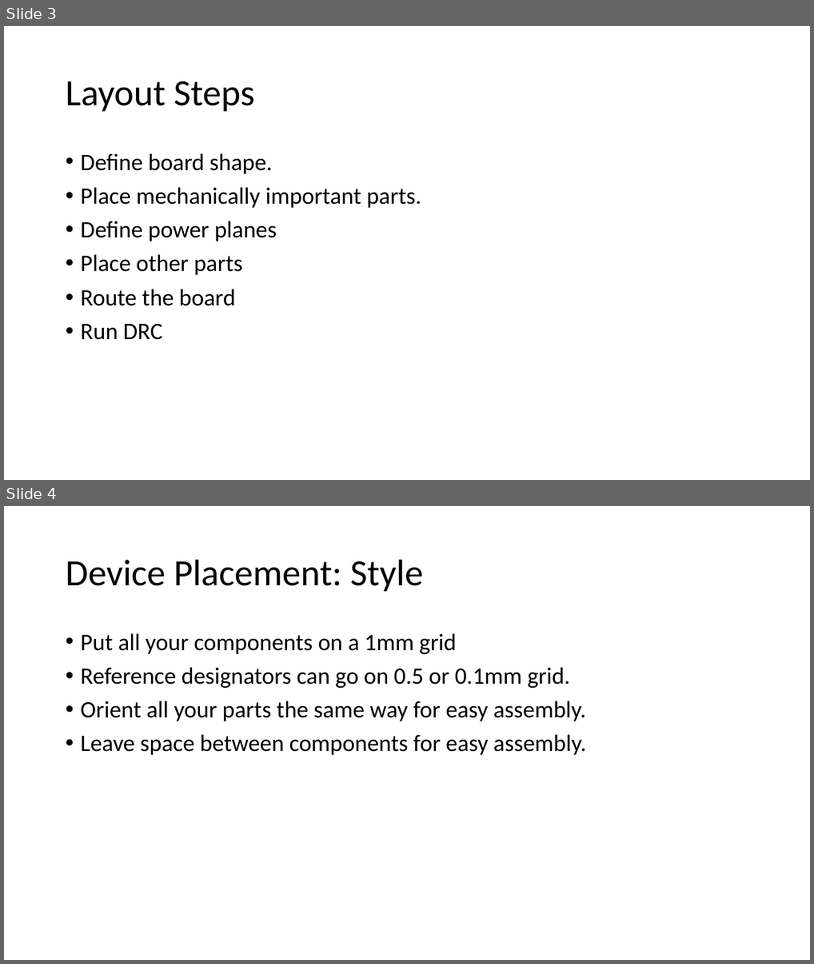
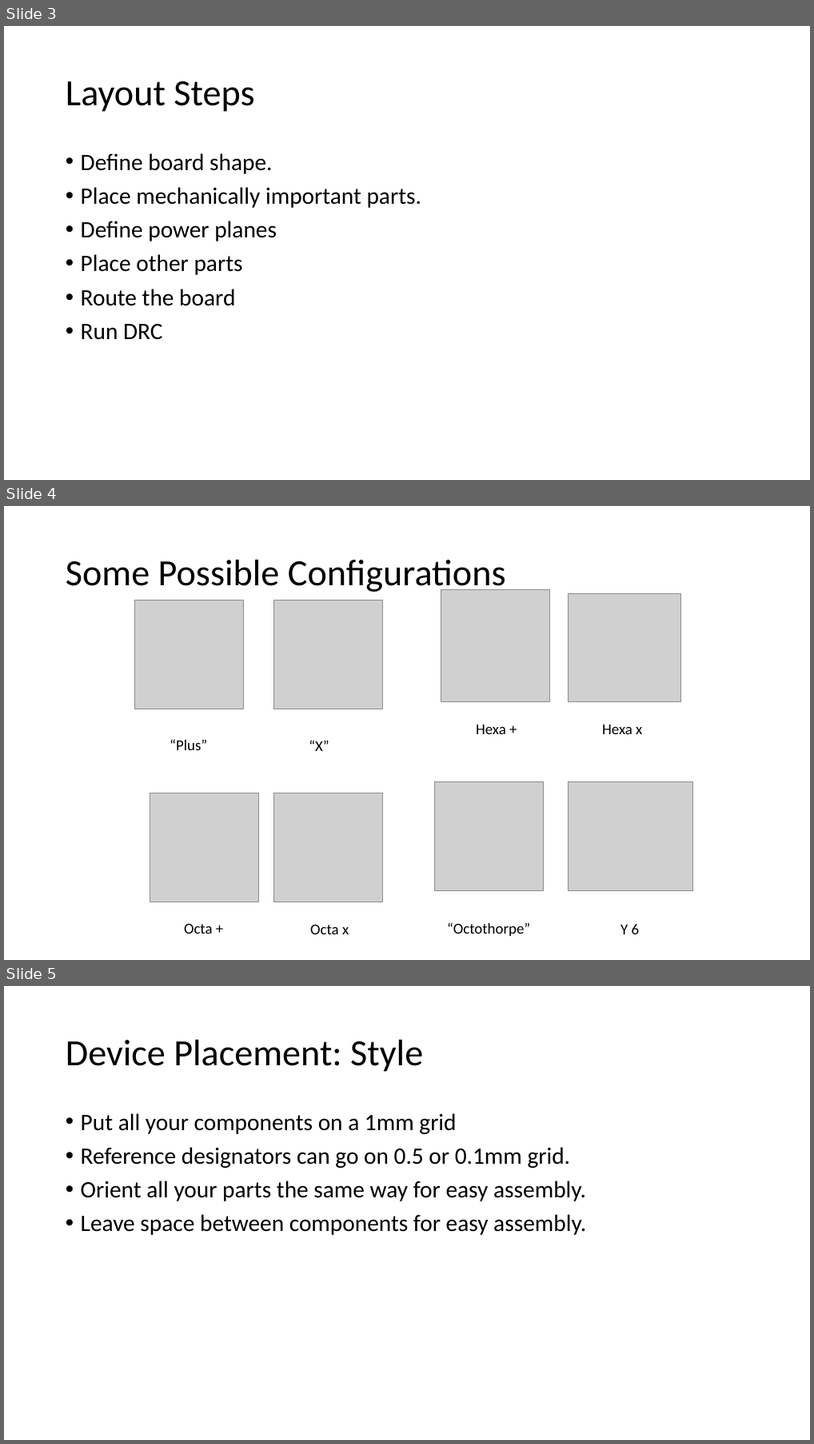
Before and after one commit to NVSL/QuadClass-Resources, a slide deck: labs/Laying-Out-The-Board/Laying-Out-The-Board.pptx. Shown one above the other, each under a label of ours: slides 3 and 4 before the commit, slides 3, 4 and 5 after it. The pictures are 814x964 and 814x1444 pixels, drawn with LibreOffice and Linux fonts; fonts in the diff are those of the drawing; grey boxes stand for pictures. Boxes give left, top, right and bottom in pixels: in the first picture for what was removed or moved away, otherwise in the second. Text is boxed around its words. In the diff, an @@ line names an element or a change of style, - is before the commit and + after.

```diff
--- a/labs/Laying-Out-The-Board/Laying-Out-The-Board.pptx
+++ b/labs/Laying-Out-The-Board/Laying-Out-The-Board.pptx
@@ slide 4 added at box(4, 506, 810, 960), background #FFFFFF @@
@@ title added at box(66, 560, 506, 595), 44 pt, text #000000 @@
+Some Possible Configurations
@@ picture added at box(135, 600, 244, 708) @@
@@ picture added at box(274, 600, 382, 708) @@
@@ picture added at box(442, 589, 550, 702) @@
@@ picture added at box(569, 593, 681, 702) @@
@@ text added at box(170, 739, 207, 750), 18 pt, text #000000 @@
+“Plus”
@@ text added at box(309, 740, 329, 751), 18 pt, text #000000 @@
+“X”
@@ text added at box(476, 724, 506, 734), 18 pt, text #000000 @@
+Hexa +
@@ text added at box(602, 724, 642, 734), 18 pt, text #000000 @@
+Hexa x
@@ picture added at box(150, 792, 258, 902) @@
@@ picture added at box(274, 792, 382, 902) @@
@@ picture added at box(434, 782, 544, 891) @@
@@ picture added at box(569, 782, 693, 891) @@
@@ text added at box(184, 923, 213, 933), 18 pt, text #000000 @@
+Octa +
@@ text added at box(310, 924, 349, 934), 18 pt, text #000000 @@
+Octa x
@@ text added at box(447, 922, 530, 936), 18 pt, text #000000 @@
+“Octothorpe”
@@ text added at box(621, 924, 640, 934), 18 pt, text #000000 @@
+Y 6
@@ what was slide 4 is now slide 5 @@
```
Also in this commit, not shown: 2 slides changed, 2 other files.
